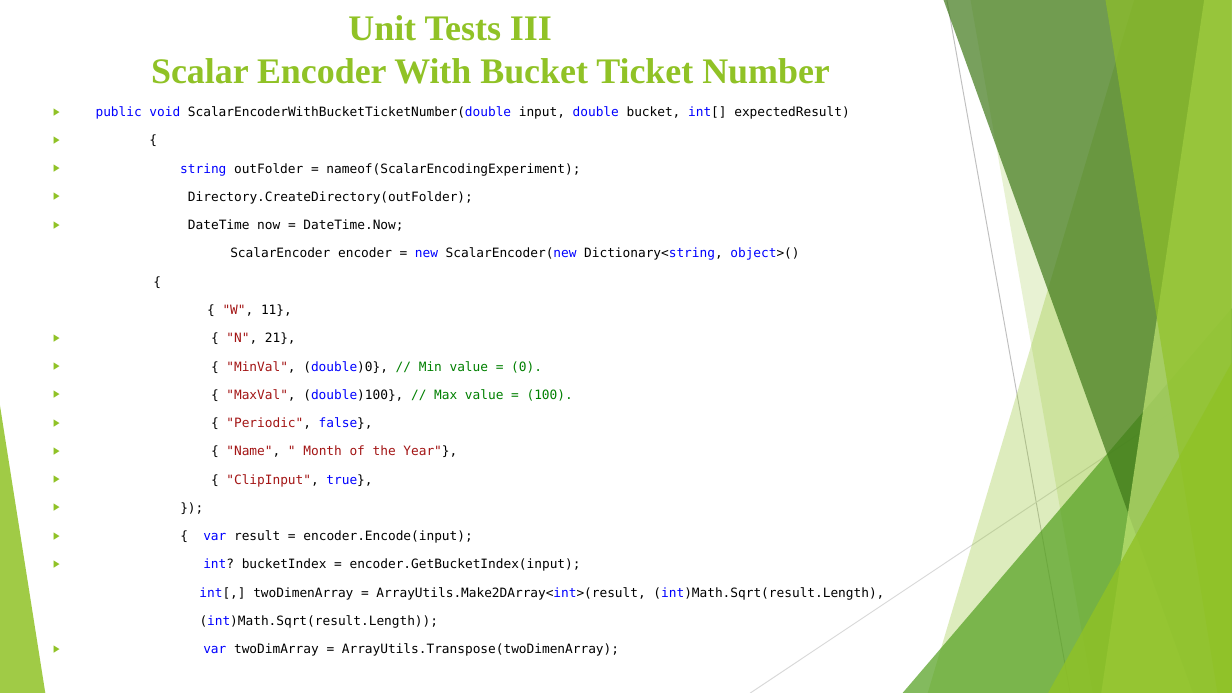
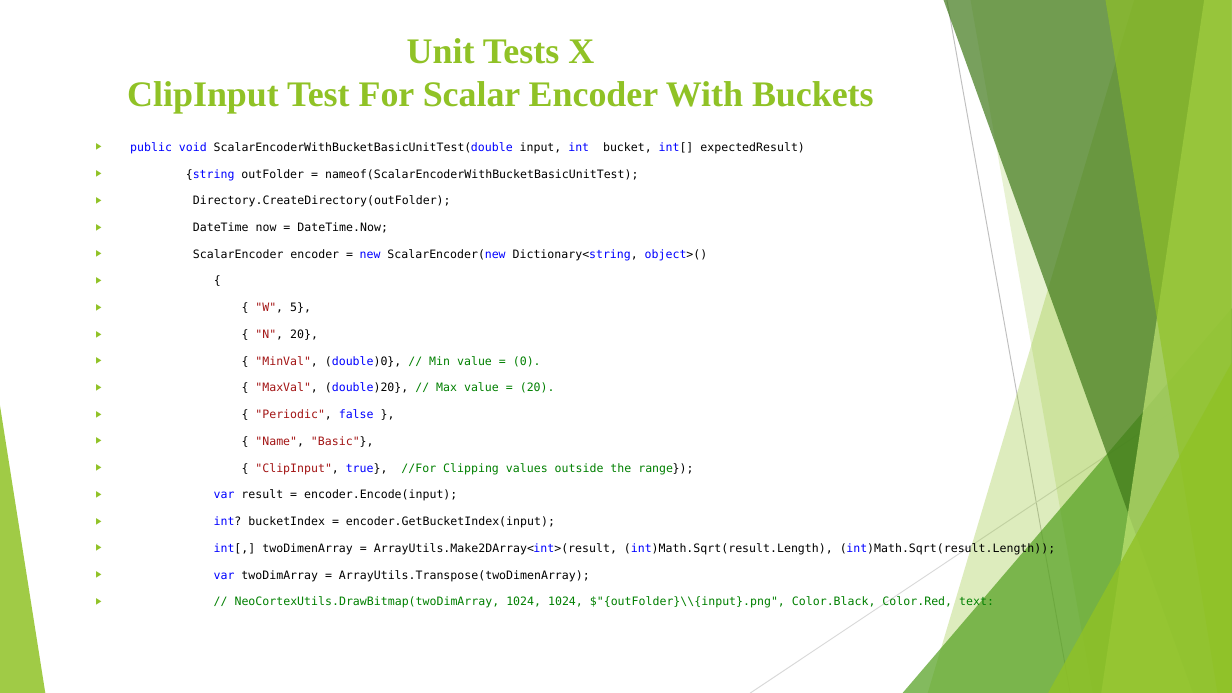
Before and after one commit to AqibJaved123/neocortexapi_Team_ScalarEncoder, a slide deck: slide 44 of source/Team_ScalarEcoder_Documentation/Scalar Encoder with Buckets (1).pptx (slide 13 before the commit). Drawn at 1232x693 pixels with LibreOffice and Linux fonts; fonts in the diff are those of the drawing. Boxes give left, top, right and bottom in pixels: in the first picture for what was removed or moved away, otherwise in the second. Text is boxed around its words. In the diff, an @@ line names an element or a change of style, - is before the commit and + after.

```diff
--- a/source/Team_ScalarEcoder_Documentation/Scalar Encoder with Buckets (1).pptx
+++ b/source/Team_ScalarEcoder_Documentation/Scalar Encoder with Buckets (1).pptx
@@ title at <box>127,38,874,113</box>: text changed @@
-Unit Tests III
-Scalar Encoder With Bucket Ticket Number
+Unit Tests X
+ClipInput Test For Scalar Encoder With Buckets
@@ text "public void ScalarEncoderWithBucketBasicUnitTest(double inpu ...": place and size @@
-text "public void ScalarEncoderWithBucketBasicUnitTest(double inpu ..." at <box>96,106,884,656</box>
+text "public void ScalarEncoderWithBucketBasicUnitTest(double inpu ..." at <box>130,142,1056,608</box>
@@ text at <box>130,142,805,180</box>: text changed; size 10 to 9 pt @@
-▶ public void ScalarEncoderWithBucketTicketNumber(double input, double bucket, int[] expectedResult)
-▶ {
-▶ string outFolder = nameof(ScalarEncodingExperiment);
+▶ public void ScalarEncoderWithBucketBasicUnitTest(double input, int bucket, int[] expectedResult)
+▶ {string outFolder = nameof(ScalarEncoderWithBucketBasicUnitTest);
@@ text at <box>193,195,708,581</box>: size 10 to 9 pt in "Directory.CreateDirectory(outFolder);", "DateTime now = DateTime.Now;", "ScalarEncoder encoder = new ScalarEncoder(new Dictionary<str ...", "{" and 3 more places; bullet none to ▶ @@
@@ text at <box>255,302,318,340</box>: text changed; size 10 to 9 pt @@
-{ "W", 11},
-▶ { "N", 21},
+▶ { "W", 5},
+▶ { "N", 20},
@@ text at <box>214,382,693,501</box>: text changed; size 10 to 9 pt @@
-▶ { "MaxVal", (double)100}, // Max value = (100).
-▶ { "Periodic", false},
-▶ { "Name", " Month of the Year"},
-▶ { "ClipInput", true},
-▶ });
-▶ { var result = encoder.Encode(input);
+▶ { "MaxVal", (double)20}, // Max value = (20).
+▶ { "Periodic", false },
+▶ { "Name", "Basic"},
+▶ { "ClipInput", true}, //For Clipping values outside the range});
+▶ var result = encoder.Encode(input);
@@ text at <box>214,543,1056,555</box>: text changed; size 10 to 9 pt @@
-int[,] twoDimenArray = ArrayUtils.Make2DArray<int>(result, (int)Math.Sqrt(result.Length),
-(int)Math.Sqrt(result.Length));
+▶ int[,] twoDimenArray = ArrayUtils.Make2DArray<int>(result, (int)Math.Sqrt(result.Length), (int)Math.Sqrt(result.Length));
@@ text at <box>235,596,994,608</box>: paragraph added @@
+▶ // NeoCortexUtils.DrawBitmap(twoDimArray, 1024, 1024, $"{outFolder}\\{input}.png", Color.Black, Color.Red, text:
```
Also in this commit, not shown: 16 other slides changed, 29 slides added, 3 slides removed, 1 other file.
